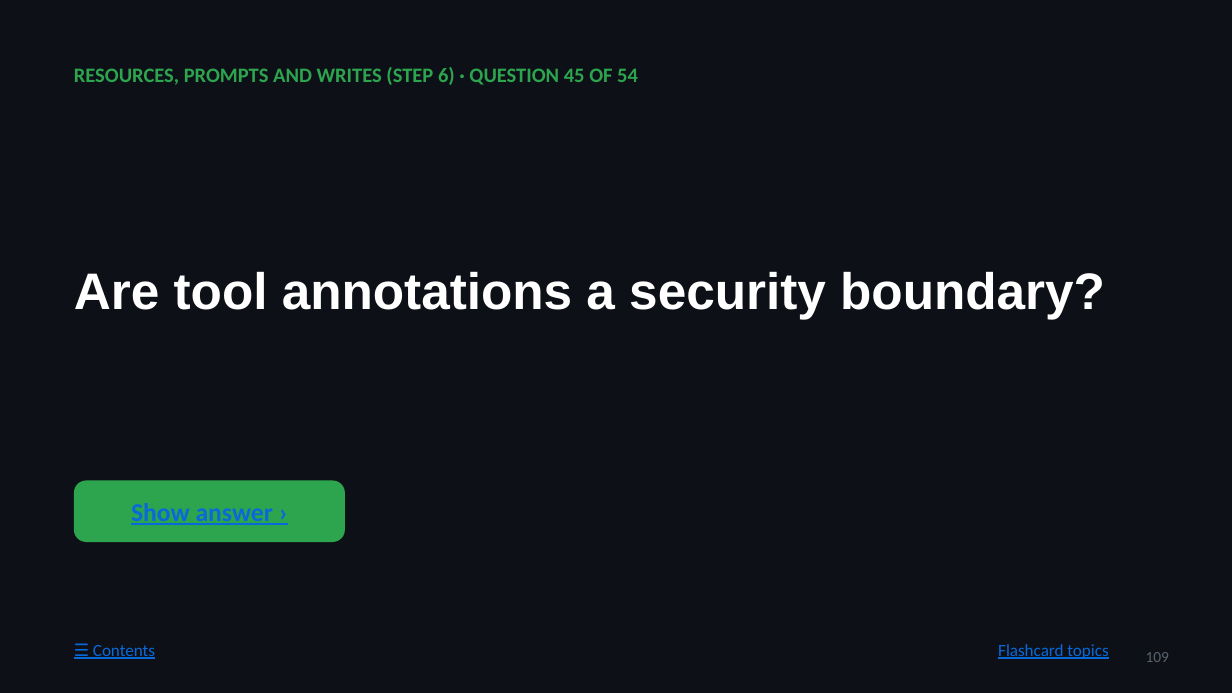
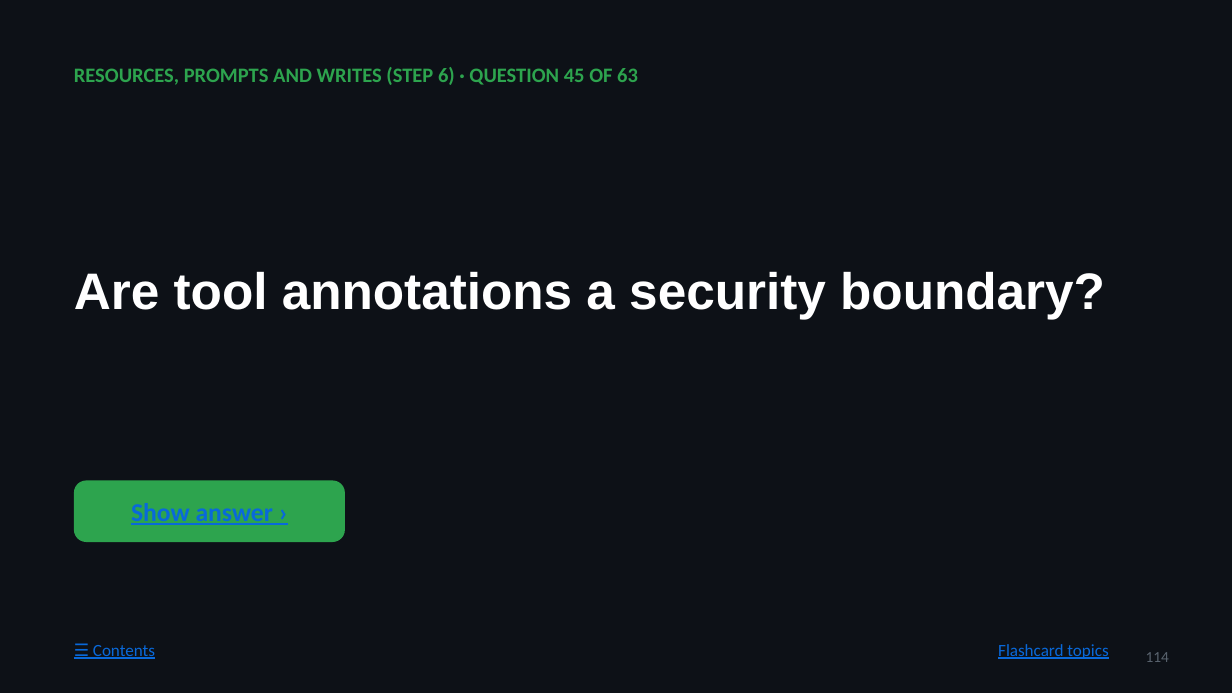
Before and after one commit to prasad976999/github-mcp-server, a slide deck: slide 114 of docs/STUDY-GUIDE.pptx (slide 109 before the commit). Drawn at 1232x693 pixels with LibreOffice and Linux fonts; fonts in the diff are those of the drawing. Boxes give left, top, right and bottom in pixels: in the first picture for what was removed or moved away, otherwise in the second. Text is boxed around its words. In the diff, an @@ line names an element or a change of style, - is before the commit and + after.

```diff
--- a/docs/STUDY-GUIDE.pptx
+++ b/docs/STUDY-GUIDE.pptx
@@ text at <box>74,67,638,85</box>: text changed @@
-RESOURCES, PROMPTS AND WRITES (STEP 6) · QUESTION 45 OF 54
+RESOURCES, PROMPTS AND WRITES (STEP 6) · QUESTION 45 OF 63
@@ page number at <box>1146,652,1169,662</box>: text changed @@
-109
+114
```
Also in this commit, not shown: 64 other slides changed, 23 slides added, 19 other files.
